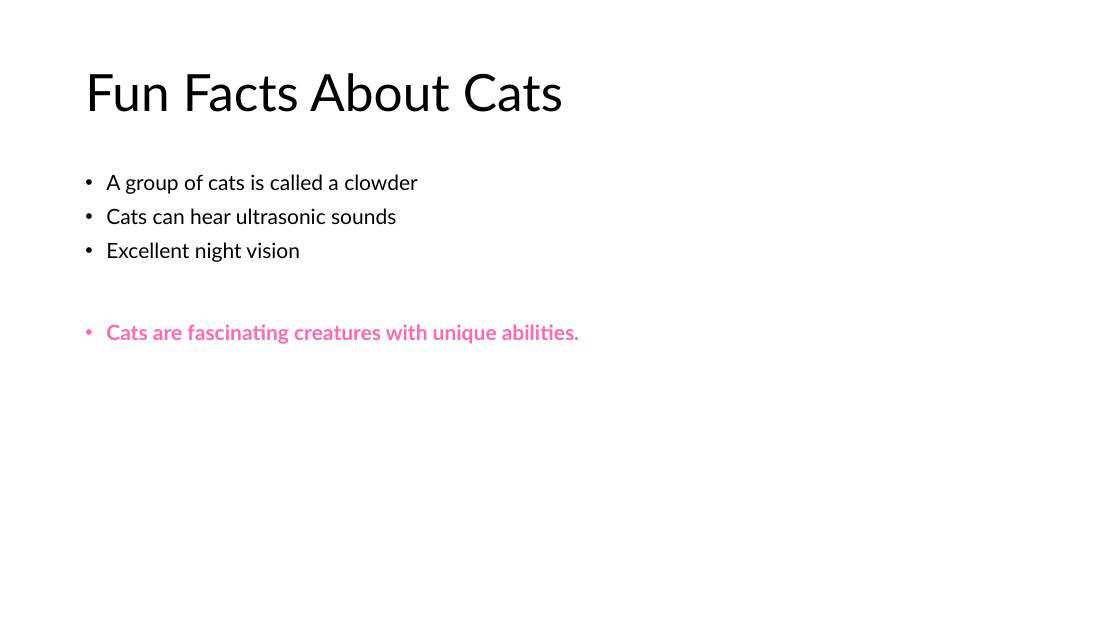
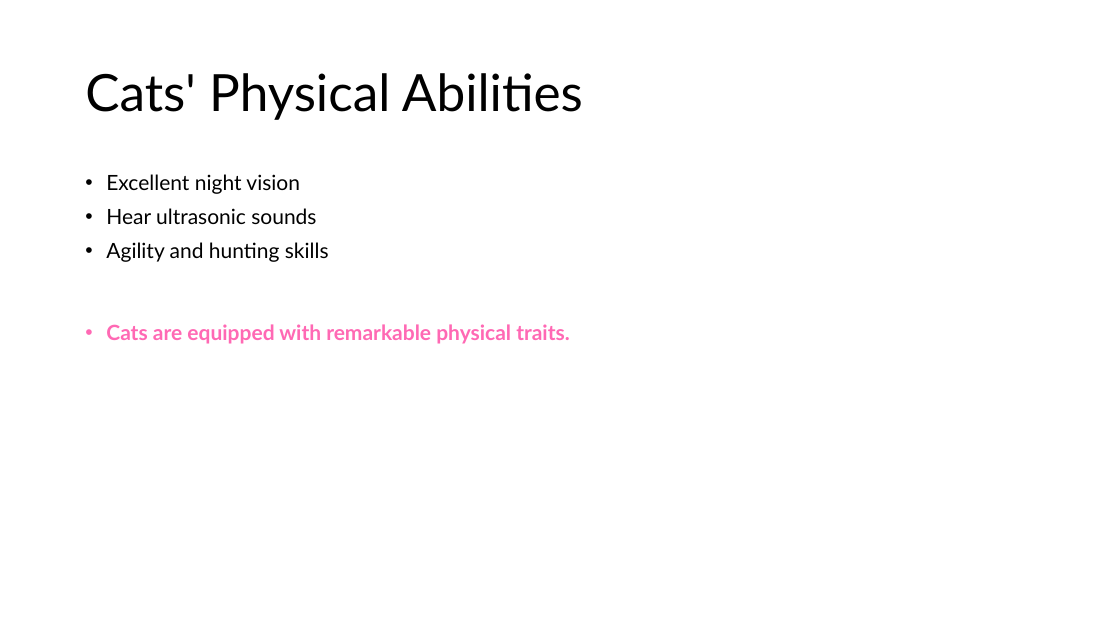
Before and after one commit to drubaga/SlideAI, a slide deck: slide 9 of output/The_Benefits_of_Having_Cats_at_Home.pptx (slide 10 before the commit). Drawn at 1120x630 pixels with LibreOffice and Linux fonts; fonts in the diff are those of the drawing. Boxes give left, top, right and bottom in pixels: in the first picture for what was removed or moved away, otherwise in the second. Text is boxed around its words. In the diff, an @@ line names an element or a change of style, - is before the commit and + after.

```diff
--- a/output/The_Benefits_of_Having_Cats_at_Home.pptx
+++ b/output/The_Benefits_of_Having_Cats_at_Home.pptx
@@ title at [85,73,583,120]: text changed @@
-Fun Facts About Cats
+Cats' Physical Abilities
@@ text at [106,174,418,224]: paragraphs removed @@
-• A group of cats is called a clowder
-• Cats can hear ultrasonic sounds
@@ text at [106,208,570,344]: text changed @@
-• Cats are fascinating creatures with unique abilities.
+• Hear ultrasonic sounds
+• Agility and hunting skills
+• Cats are equipped with remarkable physical traits.
```
Also in this commit, not shown: 9 other slides changed, 1 slide added, 1 slide removed, 2 other files.
